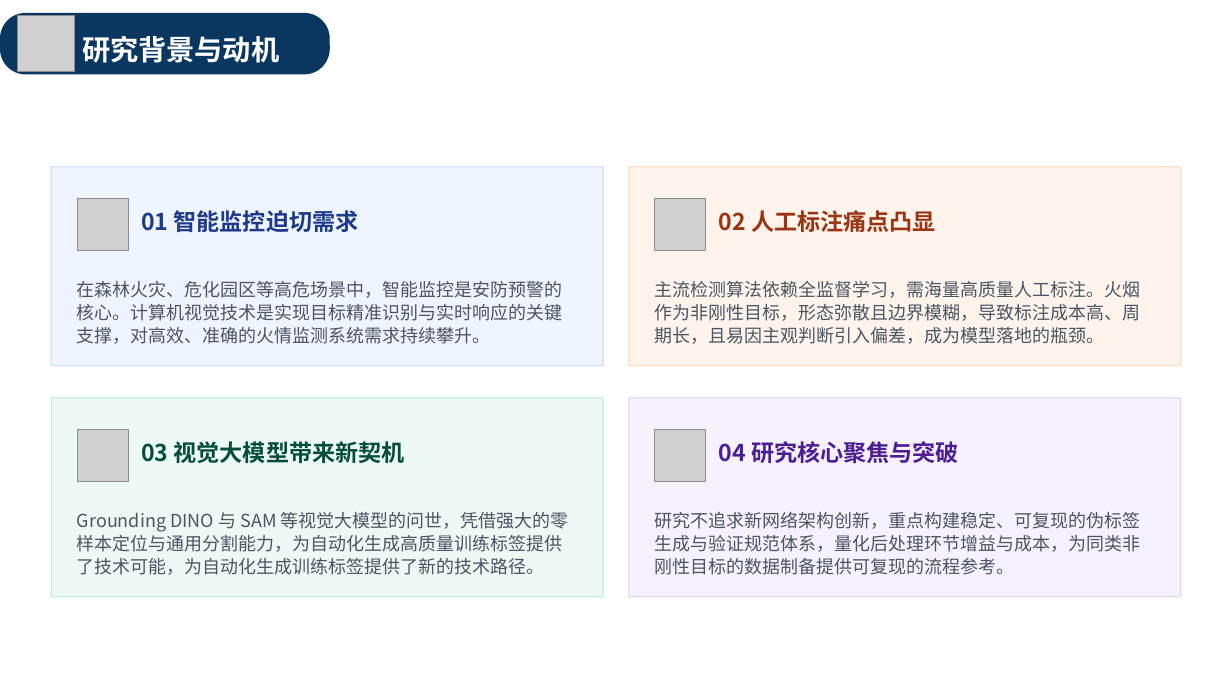
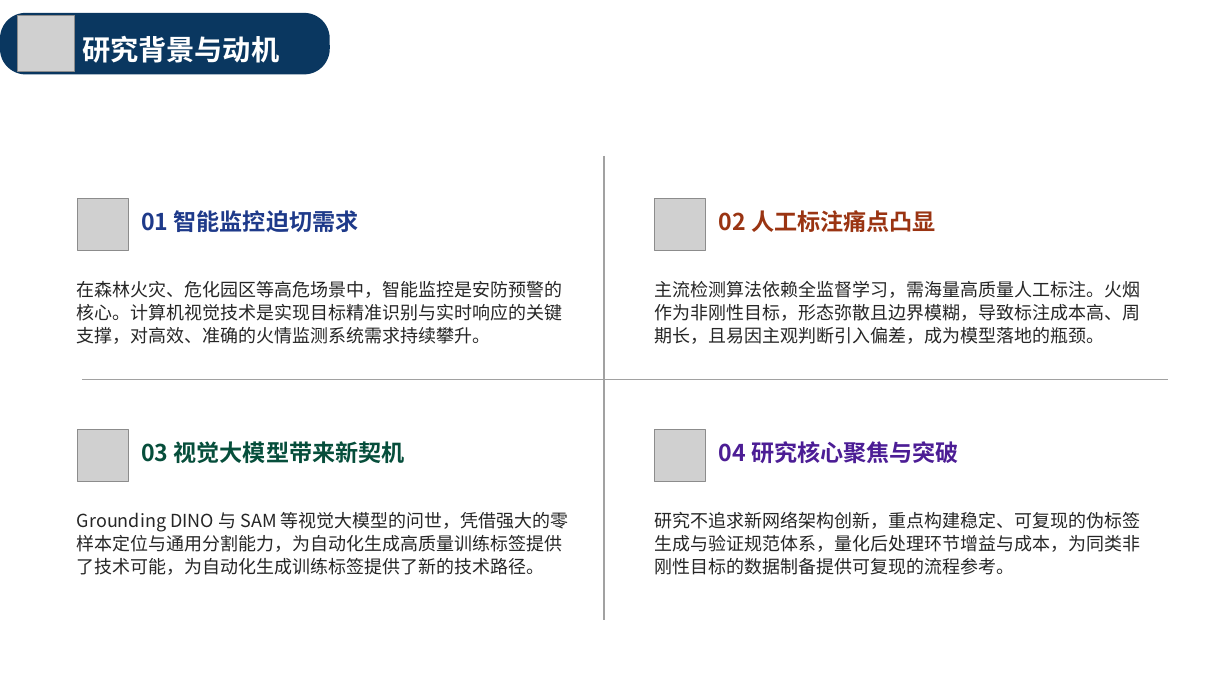
Before and after one commit to xiuli0923/paper, a slide deck: slide 4 of draft_v2.pptx. Drawn at 1232x693 pixels with LibreOffice and Linux fonts; fonts in the diff are those of the drawing; grey boxes stand for pictures; background and template pictures are left out. Boxes give left, top, right and bottom in pixels: in the first picture for what was removed or moved away, otherwise in the second. Text is boxed around its words. In the diff, an @@ line names an element or a change of style, - is before the commit and + after.

```diff
--- a/draft_v2.pptx
+++ b/draft_v2.pptx
@@ rounded rectangle removed at <box>52,167,604,366</box> @@
@@ line added from (604, 156) to (604, 620), #A1A1A1 1.5 pt @@
@@ rounded rectangle removed at <box>629,167,1181,366</box> @@
@@ line added from (82, 380) to (1168, 380), #A1A1A1 1.5 pt @@
@@ rounded rectangle removed at <box>52,398,604,597</box> @@
@@ rounded rectangle removed at <box>629,398,1181,597</box> @@
@@ text "Grounding DINO 与 SAM 等视觉大模型的问世，凭借强大的零样本定位与通用分割能力，为自动化生成高质量训练 ...": place and size @@
-text "Grounding DINO 与 SAM 等视觉大模型的问世，凭借强大的零样本定位与通用分割能力，为自动化生成高质量训练 ..." at <box>77,488,578,597</box>
+text "Grounding DINO 与 SAM 等视觉大模型的问世，凭借强大的零样本定位与通用分割能力，为自动化生成高质量训练 ..." at <box>77,512,569,575</box>
@@ text colour #4B5563 to #262626 in 4 elements at <box>77,281,563,344</box>, <box>654,281,1140,344</box>, <box>77,512,569,575</box>, <box>654,511,1140,575</box> @@
@@ text "研究不追求新网络架构创新，重点构建稳定、可复现的伪标签生成与验证规范体系，量化后处理环节增益与成本，为同类非刚性目标的数 ...": place and size @@
-text "研究不追求新网络架构创新，重点构建稳定、可复现的伪标签生成与验证规范体系，量化后处理环节增益与成本，为同类非刚性目标的数 ..." at <box>654,488,1155,597</box>
+text "研究不追求新网络架构创新，重点构建稳定、可复现的伪标签生成与验证规范体系，量化后处理环节增益与成本，为同类非刚性目标的数 ..." at <box>654,511,1140,575</box>
```
Also in this commit, not shown: 19 other slides changed, 1 slide added, 1 other file.
